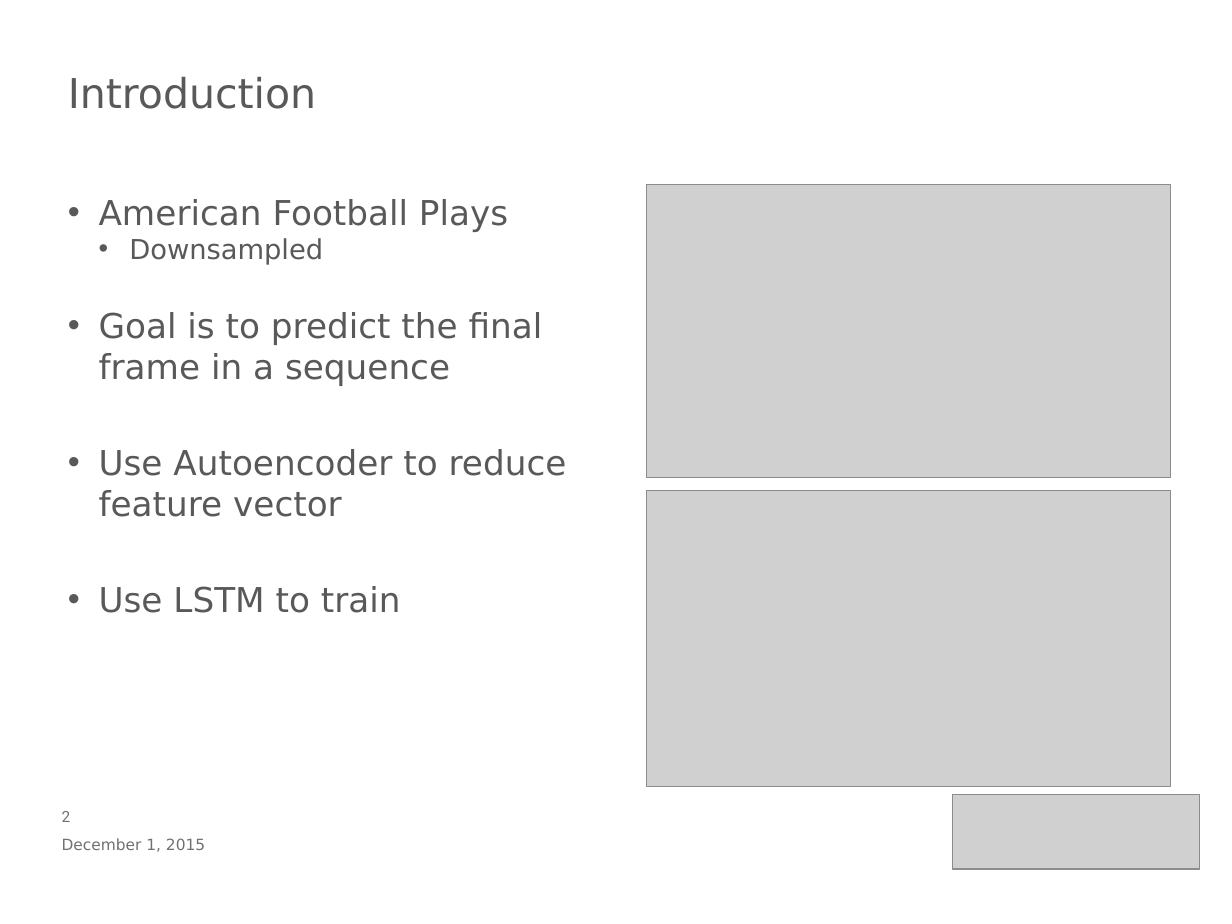
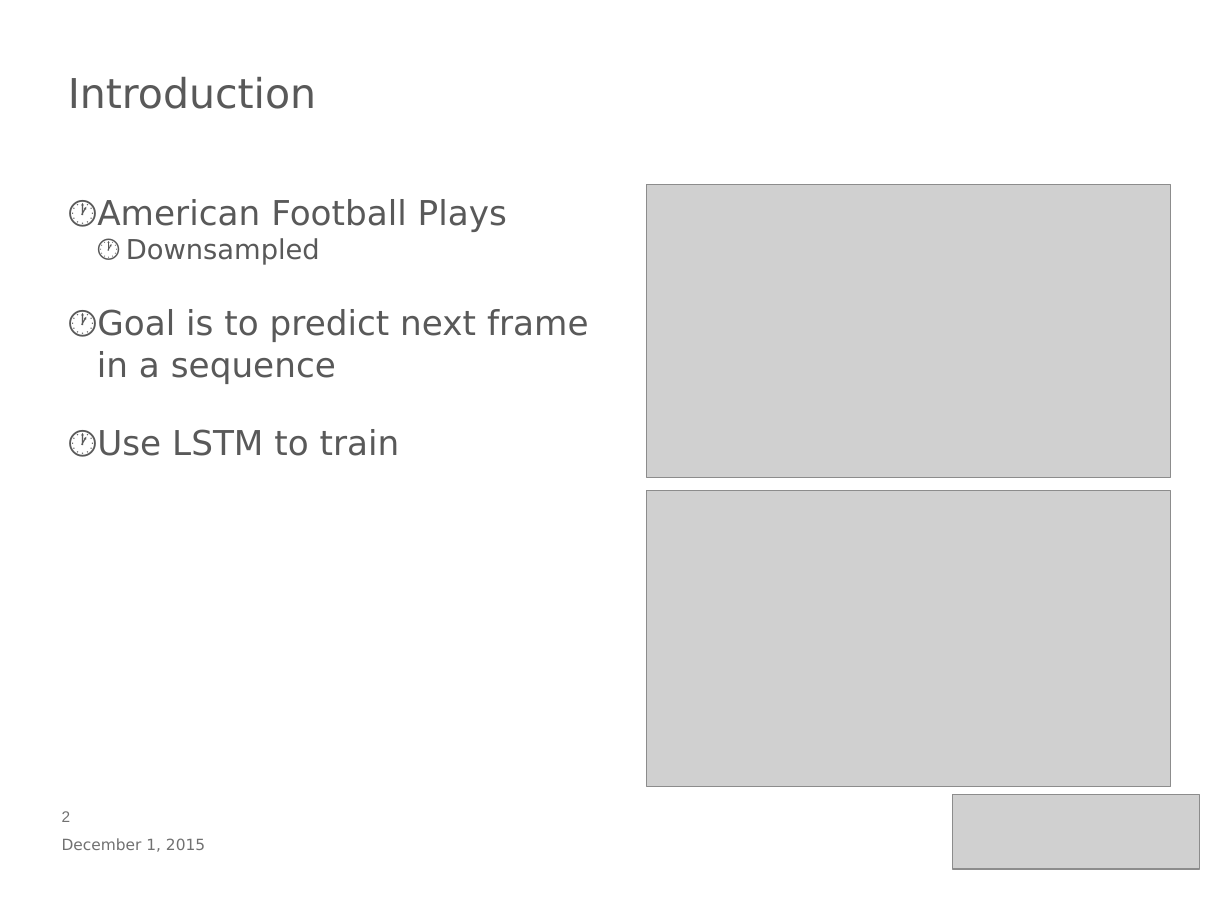
Before and after one commit to benmccamish/CS534, a slide deck: slide 2 of torch_test/CS534FinalSlides.pptx. Drawn at 1232x924 pixels with LibreOffice and Linux fonts; fonts in the diff are those of the drawing; grey boxes stand for pictures; background and template pictures are left out. Boxes give left, top, right and bottom in pixels: in the first picture for what was removed or moved away, otherwise in the second. Text is boxed around its words. In the diff, an @@ line names an element or a change of style, - is before the commit and + after.

```diff
--- a/torch_test/CS534FinalSlides.pptx
+++ b/torch_test/CS534FinalSlides.pptx
@@ text at (97,199,507,456): bullet • to 🕐; less space between paragraphs @@
@@ text at (97,309,589,384): text changed @@
-• Goal is to predict the final frame in a sequence
-• Use Autoencoder to reduce feature vector
+🕐 Goal is to predict next frame in a sequence
```
Also in this commit, not shown: 3 other slides changed, 3 slides added, 2 slides removed.
